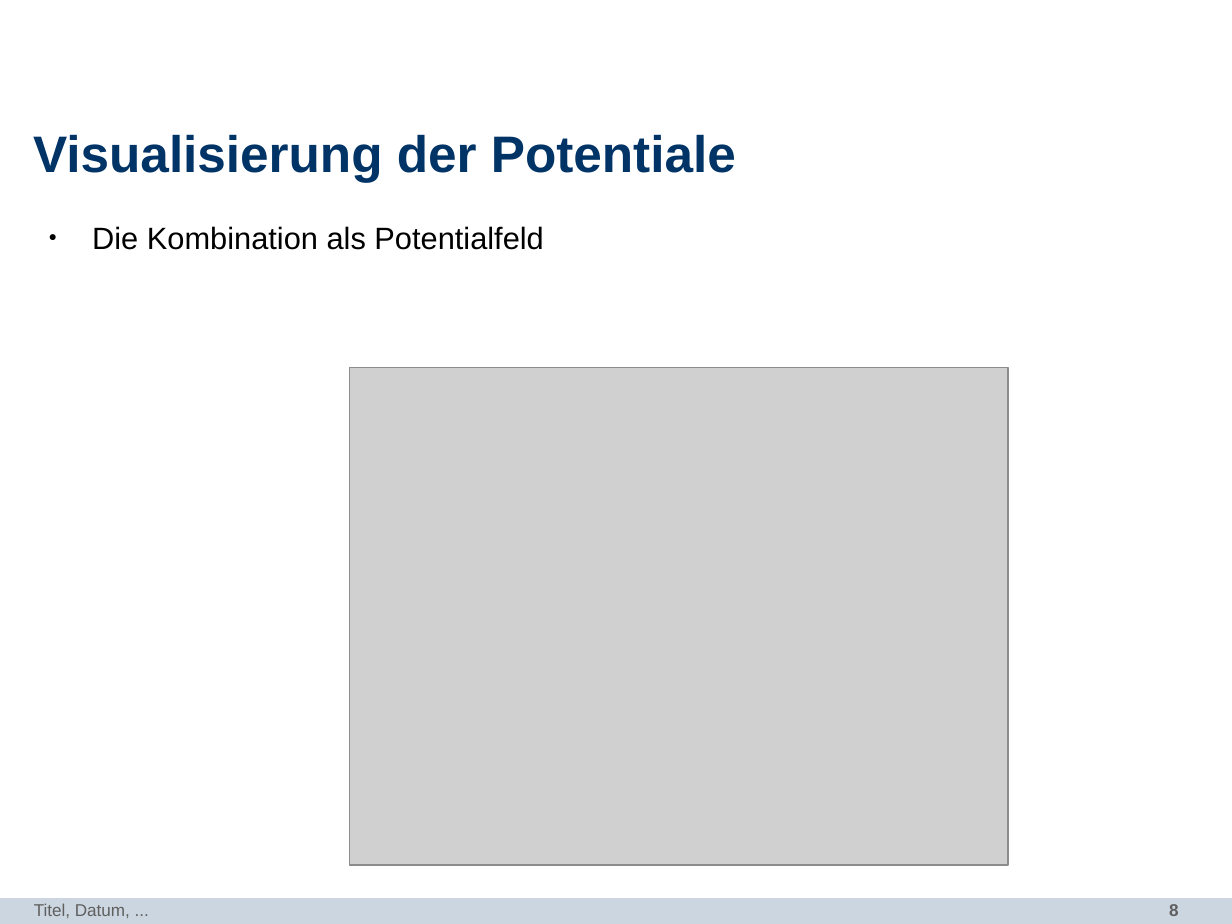
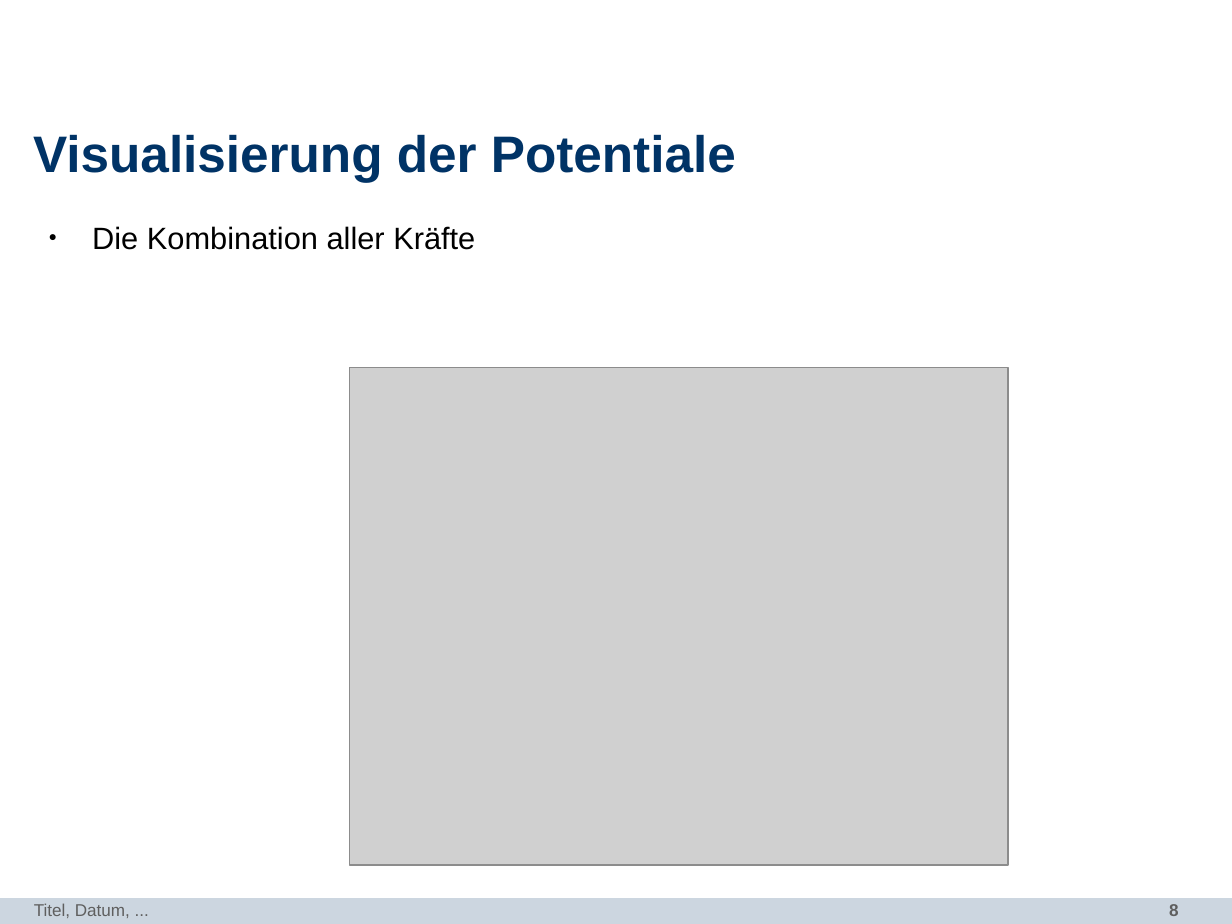
Before and after one commit to mthiop/mthiop.github.io, a slide deck: slide 8 of pres/PP_DataViz.odp. Drawn at 1232x924 pixels with LibreOffice and Linux fonts; fonts in the diff are those of the drawing; grey boxes stand for pictures; background and template pictures are left out. Boxes give left, top, right and bottom in pixels: in the first picture for what was removed or moved away, otherwise in the second. Text is boxed around its words. In the diff, an @@ line names an element or a change of style, - is before the commit and + after.

```diff
--- a/pres/PP_DataViz.odp
+++ b/pres/PP_DataViz.odp
@@ text at (92, 226, 475, 250): text changed @@
-● Die Kombination als Potentialfeld
+● Die Kombination aller Kräfte
```
Also in this commit, not shown: 1 other slide changed.
